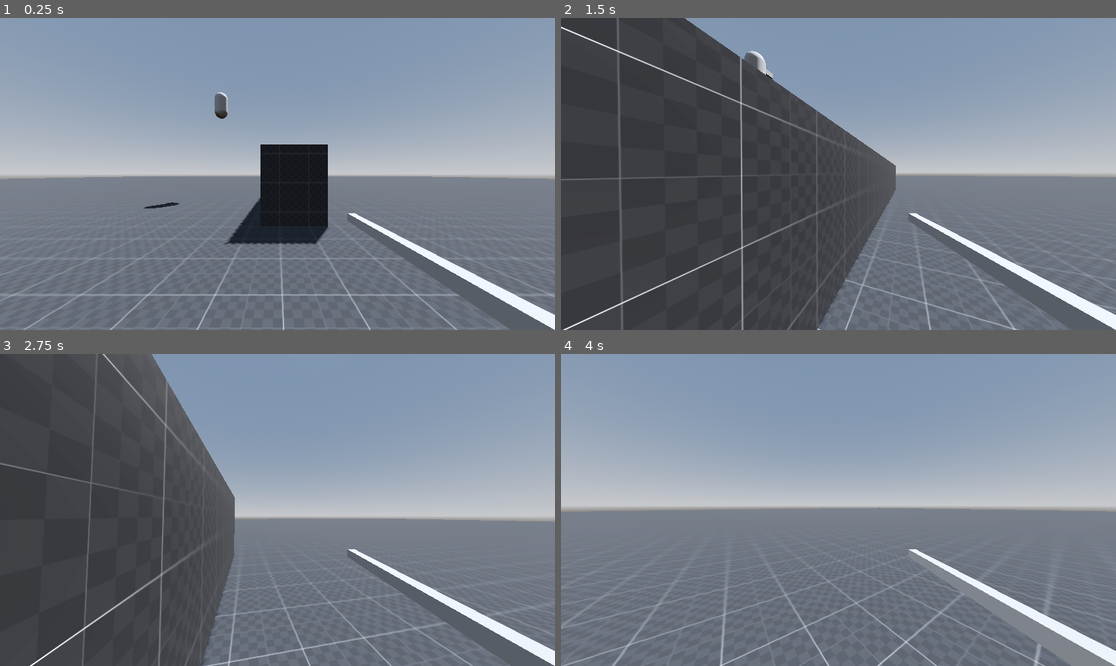
Above: before the commit, frames 1-4 (two rows, left to right).
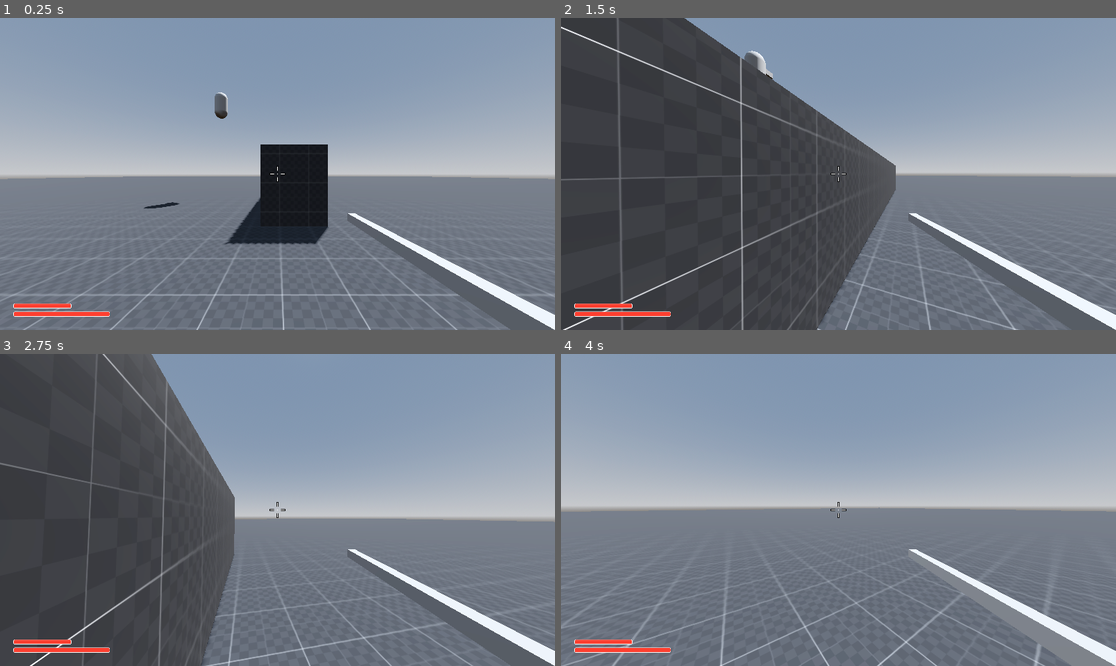
Above: after the commit, the same moments.

Repository: h-valot/Godot_BoomerShooter
Game: Godot game, scene res://Assets/Scenes/S_MovementTest.tscn
The game is run twice, just before and just after one commit, with the same random seed, the same clock (stepped at 60 frames per second) and the same inputs.
Inputs (mouse positions are in pixels of both pictures, inside the frame that each line leads up to):
- Up to frame 1 (0.25 s): no input
- Up to frame 2 (1.5 s): tap Enter at 0.5 s; move the mouse to (866, 174) at 0.52 s; hold W (Forward) from 0.53 s (still down); tap Space (Jump) at 0.6, 0.77, 1.07 s; move the mouse to (810, 174) at 1.27 s; click (810, 174) at 1.35 s
- Up to frame 3 (2.75 s): keep holding W (Forward); tap Space (Jump) at 1.52, 1.55, 1.82, 2.3 s; move the mouse to (288, 503) at 2.02 s; tap Shift (Sprint) at 2.1 s
- Up to frame 4 (4 s): keep holding W (Forward); move the mouse to (832, 516) at 2.77 s; tap Space (Jump) at 2.85, 3.02, 3.32, 3.77, 3.8 s; move the mouse to (877, 513) at 3.52 s; click (877, 513) at 3.6 s

The runs differ from the first frame. In frame 1, 0.5% of the frame differs, in the area x 2-52%, y 47-96%; in frame 2, 0.5%; in frame 3, 0.5%; in frame 4, 0.5%.

Commit message:
Add player hud

Diff:
--- a/Assets/Prefabs/PF_Player.tscn
+++ b/Assets/Prefabs/PF_Player.tscn
@@ -7,6 +7,7 @@
 [ext_resource type="PackedScene" uid="uid://nuh37785kb8n" path="res://Assets/Prefabs/Components/PF_Health.tscn" id="4_2am50"]
 [ext_resource type="PackedScene" uid="uid://0cringntf7yj" path="res://Assets/Prefabs/Components/PF_HitBox.tscn" id="5_gw5uf"]
 [ext_resource type="Resource" uid="uid://42fq4lr4tkla" path="res://Assets/Resources/RSO/RSO_PlayerPosition.tres" id="5_skedv"]
+[ext_resource type="PackedScene" uid="uid://de3fec6ns8th6" path="res://Assets/Resources/Player/PF_PlayerHUD.tscn" id="6_o5hcx"]
 [ext_resource type="Script" path="res://Assets/Scripts/Player/GD_Weapon.gd" id="7_ag12p"]
 
 [sub_resource type="CapsuleShape3D" id="CapsuleShape3D_kxpnw"]
@@ -19,6 +20,8 @@
 bullet_prefab = ExtResource("3_sdlfp")
 weapon_config = ExtResource("3_mf20g")
 rso_player_position = ExtResource("5_skedv")
+
+[node name="PF_PlayerHud" parent="." instance=ExtResource("6_o5hcx")]
 
 [node name="CharacterBodyCollision" type="CollisionShape3D" parent="."]
 transform = Transform3D(1, 0, 0, 0, 1, 0, 0, 0, 1, 0, 1, 0)
--- /dev/null
+++ b/Assets/Prefabs/UI/Animated progress bar/PF_AnimatedProgressBar.tscn
@@ -0,0 +1,47 @@
+[gd_scene load_steps=6 format=3 uid="uid://dm8ynpofewa7"]
+
+[ext_resource type="Script" path="res://Assets/Scripts/Components/GD_AnimatedProgressBar.gd" id="1_ho5hw"]
+[ext_resource type="StyleBox" uid="uid://438uygymtkr2" path="res://Assets/Prefabs/UI/Animated progress bar/SBF_UnderBackground.tres" id="2_ql64u"]
+[ext_resource type="StyleBox" uid="uid://hhs7fjsds7v3" path="res://Assets/Prefabs/UI/Animated progress bar/SBF_UnderFill.tres" id="3_hpo0d"]
+[ext_resource type="StyleBox" uid="uid://bn5dvxrcr8e4b" path="res://Assets/Prefabs/UI/Animated progress bar/SBE_UpperBackground.tres" id="4_5g1ua"]
+[ext_resource type="StyleBox" uid="uid://ca0a7cse2bofh" path="res://Assets/Prefabs/UI/Animated progress bar/SBF_UpperFill.tres" id="5_ktibd"]
+
+[node name="PF_AnimatedProgressBar" type="Control" node_paths=PackedStringArray("_upper_progress_bar", "_under_progress_bar")]
+layout_mode = 3
+anchors_preset = 0
+offset_right = 200.0
+offset_bottom = 10.0
+size_flags_horizontal = 2
+script = ExtResource("1_ho5hw")
+_upper_progress_bar = NodePath("PGB_Upper")
+_under_progress_bar = NodePath("PGB_Under")
+_upper_color = Color(1, 0.247059, 0.188235, 1)
+_under_color = Color(1, 1, 1, 1)
+_border_color = Color(1, 1, 1, 1)
+_background_color = Color(0.329412, 0.329412, 0.329412, 1)
+
+[node name="PGB_Under" type="ProgressBar" parent="."]
+layout_mode = 1
+anchors_preset = 15
+anchor_right = 1.0
+anchor_bottom = 1.0
+grow_horizontal = 2
+grow_vertical = 2
+theme_override_styles/background = ExtResource("2_ql64u")
+theme_override_styles/fill = ExtResource("3_hpo0d")
+max_value = 1.0
+value = 1.0
+show_percentage = false
+
+[node name="PGB_Upper" type="ProgressBar" parent="."]
+layout_mode = 1
+anchors_preset = 15
+anchor_right = 1.0
+anchor_bottom = 1.0
+grow_horizontal = 2
+grow_vertical = 2
+theme_override_styles/background = ExtResource("4_5g1ua")
+theme_override_styles/fill = ExtResource("5_ktibd")
+max_value = 1.0
+value = 1.0
+show_percentage = false
--- /dev/null
+++ b/Assets/Prefabs/UI/Animated progress bar/SBE_UpperBackground.tres
@@ -0,0 +1,3 @@
+[gd_resource type="StyleBoxEmpty" format=3 uid="uid://bn5dvxrcr8e4b"]
+
+[resource]
--- /dev/null
+++ b/Assets/Prefabs/UI/Animated progress bar/SBF_UnderBackground.tres
@@ -0,0 +1,14 @@
+[gd_resource type="StyleBoxFlat" format=3 uid="uid://438uygymtkr2"]
+
+[resource]
+bg_color = Color(0.329412, 0.329412, 0.329412, 1)
+border_width_left = 1
+border_width_top = 1
+border_width_right = 1
+border_width_bottom = 1
+border_color = Color(1, 1, 1, 1)
+border_blend = true
+corner_radius_top_left = 2
+corner_radius_top_right = 2
+corner_radius_bottom_right = 2
+corner_radius_bottom_left = 2
--- /dev/null
+++ b/Assets/Prefabs/UI/Animated progress bar/SBF_UnderFill.tres
@@ -0,0 +1,14 @@
+[gd_resource type="StyleBoxFlat" format=3 uid="uid://hhs7fjsds7v3"]
+
+[resource]
+bg_color = Color(1, 1, 1, 1)
+border_width_left = 1
+border_width_top = 1
+border_width_right = 1
+border_width_bottom = 1
+border_color = Color(1, 1, 1, 1)
+border_blend = true
+corner_radius_top_left = 2
+corner_radius_top_right = 2
+corner_radius_bottom_right = 2
+corner_radius_bottom_left = 2
--- /dev/null
+++ b/Assets/Prefabs/UI/Animated progress bar/SBF_UpperFill.tres
@@ -0,0 +1,14 @@
+[gd_resource type="StyleBoxFlat" format=3 uid="uid://ca0a7cse2bofh"]
+
+[resource]
+bg_color = Color(1, 0.247059, 0.188235, 1)
+border_width_left = 1
+border_width_top = 1
+border_width_right = 1
+border_width_bottom = 1
+border_color = Color(1, 1, 1, 1)
+border_blend = true
+corner_radius_top_left = 2
+corner_radius_top_right = 2
+corner_radius_bottom_right = 2
+corner_radius_bottom_left = 2
--- /dev/null
+++ b/Assets/Resources/Player/PF_PlayerHUD.tscn
@@ -0,0 +1,46 @@
+[gd_scene load_steps=4 format=3 uid="uid://de3fec6ns8th6"]
+
+[ext_resource type="Texture2D" uid="uid://dfelwj8fuqu02" path="res://Assets/Graphics/Sprites/S_Crosshair.png" id="1_gmvc2"]
+[ext_resource type="Script" path="res://Assets/Scripts/Player/GD_PlayerHUD.gd" id="1_sv7qg"]
+[ext_resource type="PackedScene" uid="uid://dm8ynpofewa7" path="res://Assets/Prefabs/UI/Animated progress bar/PF_AnimatedProgressBar.tscn" id="3_ay7wr"]
+
+[node name="PF_PlayerHud" type="Control" node_paths=PackedStringArray("health_progress_bar", "armor_progress_bar")]
+layout_mode = 3
+anchors_preset = 15
+anchor_right = 1.0
+anchor_bottom = 1.0
+grow_horizontal = 2
+grow_vertical = 2
+script = ExtResource("1_sv7qg")
+health_progress_bar = NodePath("PF_AnimatedProgressBar2")
+armor_progress_bar = NodePath("PF_AnimatedProgressBar")
+
+[node name="TEX_Crosshair" type="TextureRect" parent="."]
+layout_mode = 1
+anchors_preset = 8
+anchor_left = 0.5
+anchor_top = 0.5
+anchor_right = 0.5
+anchor_bottom = 0.5
+offset_left = -16.0
+offset_top = -16.0
+offset_right = 16.0
+offset_bottom = 16.0
+grow_horizontal = 2
+grow_vertical = 2
+size_flags_horizontal = 6
+size_flags_vertical = 4
+texture = ExtResource("1_gmvc2")
+
+[node name="PF_AnimatedProgressBar" parent="." instance=ExtResource("3_ay7wr")]
+offset_left = 28.0
+offset_top = 593.0
+offset_right = 148.0
+offset_bottom = 603.0
+_upper_color = Color(0.0313726, 0.576471, 1, 1)
+
+[node name="PF_AnimatedProgressBar2" parent="." instance=ExtResource("3_ay7wr")]
+offset_left = 28.0
+offset_top = 610.0
+offset_right = 228.0
+offset_bottom = 620.0
--- a/Assets/Resources/Player/RE_PlayerConfig.tres
+++ b/Assets/Resources/Player/RE_PlayerConfig.tres
@@ -5,7 +5,7 @@
 [resource]
 script = ExtResource("1_1nify")
 base_health = 100.0
-health_regeneration = 5.0
+health_regeneration = 0.0
 base_armor = 50.0
 base_move_speed = 10.0
 sprint_move_speed = 12.5
--- /dev/null
+++ b/Assets/Scripts/Components/GD_AnimatedProgressBar.gd
@@ -0,0 +1,59 @@
+extends Control
+class_name AnimatedProgressBar
+
+@export_category("References")
+@export var _upper_progress_bar : ProgressBar
+@export var _under_progress_bar : ProgressBar
+
+@export_color_no_alpha var _upper_color : Color
+@export_color_no_alpha var _under_color : Color
+@export_color_no_alpha var _border_color : Color
+@export_color_no_alpha var _background_color : Color
+
+var _upper_fill_style_box : StyleBox
+var _under_fill_style_box : StyleBox
+
+var _upper_background_style_box : StyleBox
+var _under_background_style_box : StyleBox
+
+var value : set = update_value
+
+
+func _ready():
+
+	# Upper setup
+	_upper_fill_style_box =_upper_progress_bar.get_theme_stylebox("fill")
+	_upper_background_style_box =_upper_progress_bar.get_theme_stylebox("background")
+	_upper_fill_style_box.bg_color = _upper_color
+	_upper_fill_style_box.border_color = _border_color
+
+	# Under setup
+	_under_fill_style_box = _under_progress_bar.get_theme_stylebox("fill")
+	_under_background_style_box = _under_progress_bar.get_theme_stylebox("background")
+	_under_fill_style_box.bg_color = _under_color
+	_under_fill_style_box.border_color = _border_color
+	_under_background_style_box.bg_color = _background_color
+	_under_background_style_box.border_color = _border_color
+
+
+func update_value(new_value):
+
+	var old_value = _upper_progress_bar.value
+	var delta = old_value - new_value
+	print("update progress bar. new_value = ", new_value, " old_value = ", old_value, " delta = ", delta)
+	_upper_progress_bar.value = old_value + delta
+	animate(_under_progress_bar, delta)
+
+
+func animate(progress_bar, delta):
+
+	for i in abs(delta):
+
+		await get_tree().create_timer(0.05).timeout
+		if (delta < 0):
+
+			progress_bar.value -= 1
+
+		elif (delta > 0):
+
+			progress_bar.value += 1
--- a/Assets/Scripts/Components/GD_Health.gd
+++ b/Assets/Scripts/Components/GD_Health.gd
@@ -7,27 +7,28 @@
 ## OPPONENT can be damaged by PLAYER and NEUTRAL but not by itself.
 @export_enum("NEUTRAL", "PLAYER", "OPPONENT") var receiver_type : int = 0
 
+var current_health : float
+var current_armor : float
+
 var _base_health : float
-var _current_health : float
+var _base_armor : float
 var _health_regeneration : float
-var _base_armor : float
-var _current_armor : float
-
 var _regeneration_timer : float
 
 signal on_health_reached_zero
-signal on_health_changed
+signal on_health_changed(new_health)
 signal on_armor_reached_zero
-signal on_armor_changed
+signal on_armor_changed(new_armor)
 
 
 func initialize(base_health : float, health_regeneration : float, base_armor: float):
 
 	_base_health = base_health
-	_current_health = _base_health
+	_base_armor = base_armor
 	_health_regeneration = health_regeneration
-	_base_armor = base_armor
-	_current_armor = _base_armor
+
+	current_health = _base_health
+	current_armor = _base_armor
 
 
 func _process(delta):
@@ -43,37 +44,40 @@
 
 	# Check causer and receiver receiver_type
 	if (causer_type != 0
-		&& receiver_type == causer_type):
+	&& receiver_type == causer_type):
 		return
 
 	# Clamp heal to the max '_base_health'
-	if (_current_health + amount >= _base_health):
-		_current_health = _base_health
+	if (current_health + amount >= _base_health):
+
+		current_health = _base_health
 		return
 
-	# Handle damage on '_current_armor'
+	# Handle damage on 'current_armor'
 	if (amount < 0
-		&& _current_armor > 0):
+	&& current_armor > 0):
 
-		_current_armor += amount
+		current_armor += amount
 
-		on_armor_changed.emit()
+		if (current_armor <= 0):
 
-		if (_current_armor <= 0):
-
-			amount = abs(_current_armor)
-			_current_armor = 0
+			amount = abs(current_armor)
+			current_armor = 0
+			on_armor_changed.emit(current_armor)
 			on_armor_reached_zero.emit()
 
 		else:
 
+			on_armor_changed.emit(current_armor)
 			return
 
 	# Handle health
-	_current_health += amount
-	on_health_changed.emit()
+	current_health += amount
 
-	if (_current_health <= 0):
+	if (current_health <= 0):
 
-		_current_health = 0
+		current_health = 0
 		on_health_reached_zero.emit()
+
+	on_health_changed.emit(current_health)
+	print("HEALTH COMPONENT: Health updated = ", current_health, " - armor updated = ", current_armor)
--- a/Assets/Scripts/Player/GD_Player.gd
+++ b/Assets/Scripts/Player/GD_Player.gd
@@ -13,12 +13,20 @@
 
 @onready var _weapon = $Weapon
 @onready var _head = $Head
+@onready var _health_component = $PF_Health
+@onready var _hud = $PF_PlayerHud
 
 
 func _ready():
 
+	_hud.initialize(player_config)
+	_health_component.initialize(player_config.base_health, player_config.health_regeneration, player_config.base_armor)
+	_health_component.on_health_changed.connect(_hud.update_health_bar)
+	_health_component.on_armor_changed.connect(_hud.update_armor_bar)
+
 	_weapon.initialize(bullet_prefab, weapon_config)
 	Input.set_mouse_mode(Input.MOUSE_MODE_CAPTURED)
+
 
 
 #region MOTOR
@@ -47,6 +55,7 @@
 	if not is_on_floor():
 
 		_direction = lerp(_direction, _new_direction, player_config.air_control_scalar)
+
 	else:
 
 		_direction = lerp(_direction, _new_direction, delta * player_config.move_speed_acceleration)
@@ -56,6 +65,7 @@
 
 		velocity.x = _direction.x * _current_movement_speed
 		velocity.z = _direction.z * _current_movement_speed
+
 	else:
 
 		velocity.x = move_toward(velocity.x, 0, _current_movement_speed)
@@ -66,8 +76,11 @@
 
 	# Handle sprint
 	if Input.is_action_just_pressed("Sprint") and is_on_floor():
+
 		_current_movement_speed = player_config.sprint_move_speed
+
 	else:
+
 		_current_movement_speed = player_config.base_move_speed
 
 
@@ -77,6 +90,8 @@
 	if Input.is_action_just_pressed("Jump") and is_on_floor():
 
 		velocity.y = player_config.jump_force
+		_health_component.update_current_health(-5)
+
 
 
 func _apply_gravity(delta):
--- /dev/null
+++ b/Assets/Scripts/Player/GD_PlayerHUD.gd
@@ -0,0 +1,25 @@
+extends Node
+class_name PlayerHUD
+
+@export_category("References")
+@export var health_progress_bar : AnimatedProgressBar
+@export var armor_progress_bar : AnimatedProgressBar
+
+var _max_health : float
+var _max_armor : float
+
+
+func initialize(player_config : PlayerConfig):
+
+	_max_health = player_config.base_health
+	_max_armor = player_config.base_armor
+
+
+func update_health_bar(current_health):
+
+	health_progress_bar.value = current_health / _max_health
+
+
+func update_armor_bar(current_armor):
+
+	armor_progress_bar.value = current_armor / _max_armor
Binary file added: Assets/Graphics/Sprites/S_Crosshair.png
Not shown, added: Assets/Graphics/Sprites/S_Crosshair.png.import
Not shown: 1 places in Assets/Prefabs/PF_Player.tscn that only renumber resources
